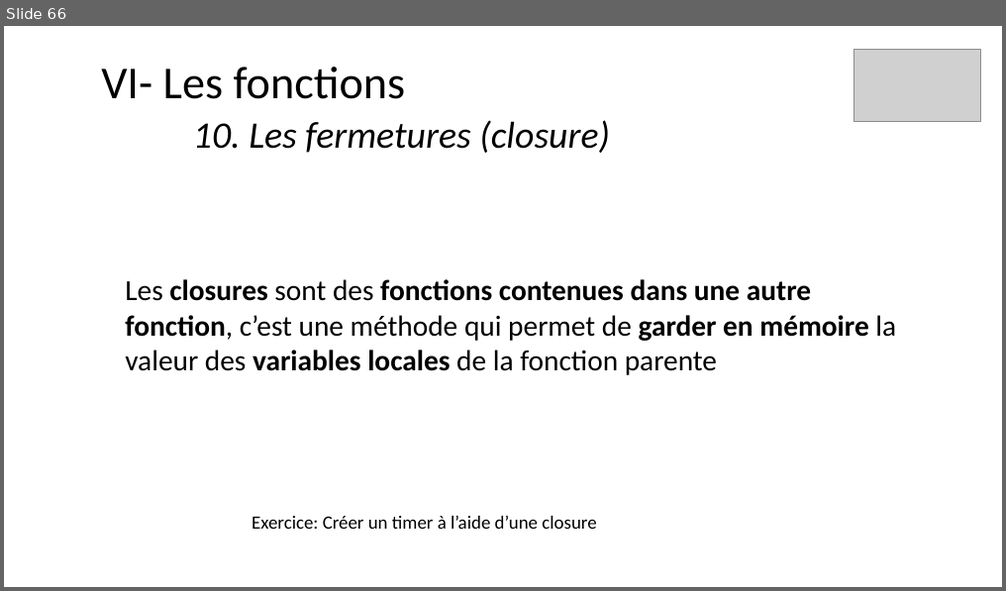
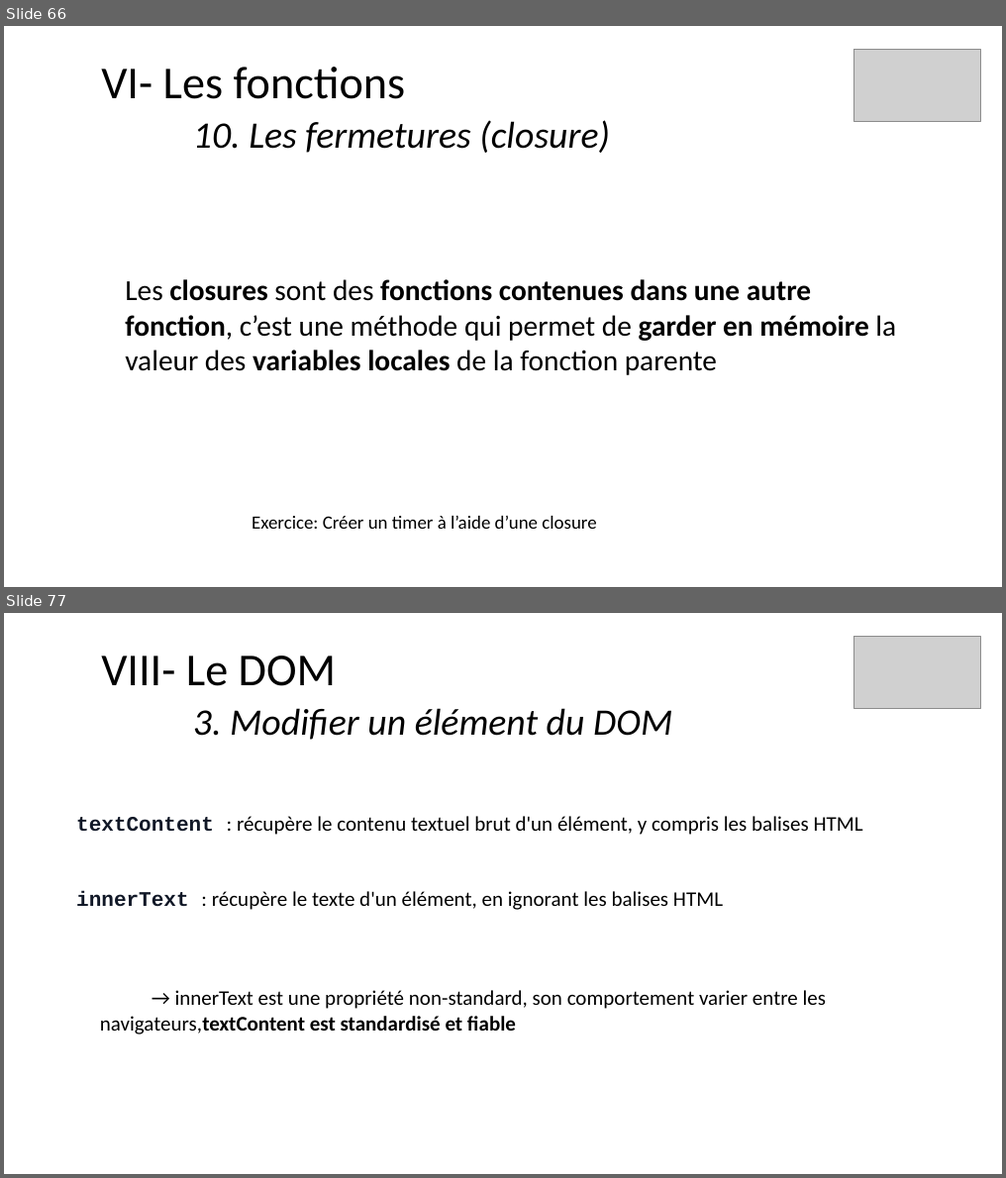
Before and after one commit to ArMb57/JavaScript, a slide deck: cours.pptx. Shown one above the other, each under a label of ours: slide 66 before the commit, slides 66 and 77 after it; the slides between them are not shown. The pictures are 1006x591 and 1006x1178 pixels, drawn with LibreOffice and Linux fonts; fonts in the diff are those of the drawing; grey boxes stand for pictures. Boxes give left, top, right and bottom in pixels: in the first picture for what was removed or moved away, otherwise in the second. Text is boxed around its words. In the diff, an @@ line names an element or a change of style, - is before the commit and + after.

```diff
--- a/cours.pptx
+++ b/cours.pptx
@@ slide 77 added at <box>4,613,1002,1174</box>, background #FFFFFF @@
@@ picture added at <box>853,636,981,708</box> @@
@@ title added at <box>101,656,672,740</box>, 36 pt, text #000000, italic @@
+VIII- Le DOM
+3. Modifier un élément du DOM
@@ text added at <box>76,816,863,1035</box>, 20 pt, text #000000 @@
+textContent : récupère le contenu textuel brut d'un élément, y compris les balises HTML
+innerText : récupère le texte d'un élément, en ignorant les balises HTML
+→ innerText est une propriété non-standard, son comportement varier entre les navigateurs,textContent est standardisé et fiable
```
Also in this commit, not shown: 19 other slides added, 4 other files.
